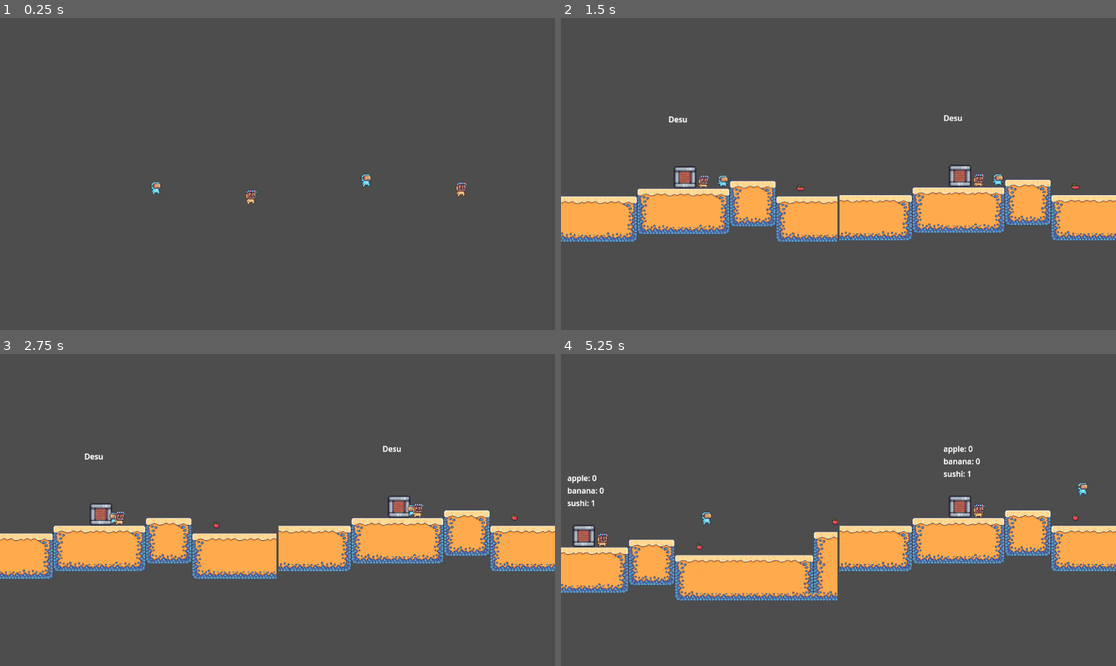
Above: before the commit, frames 1-4 (two rows, left to right).
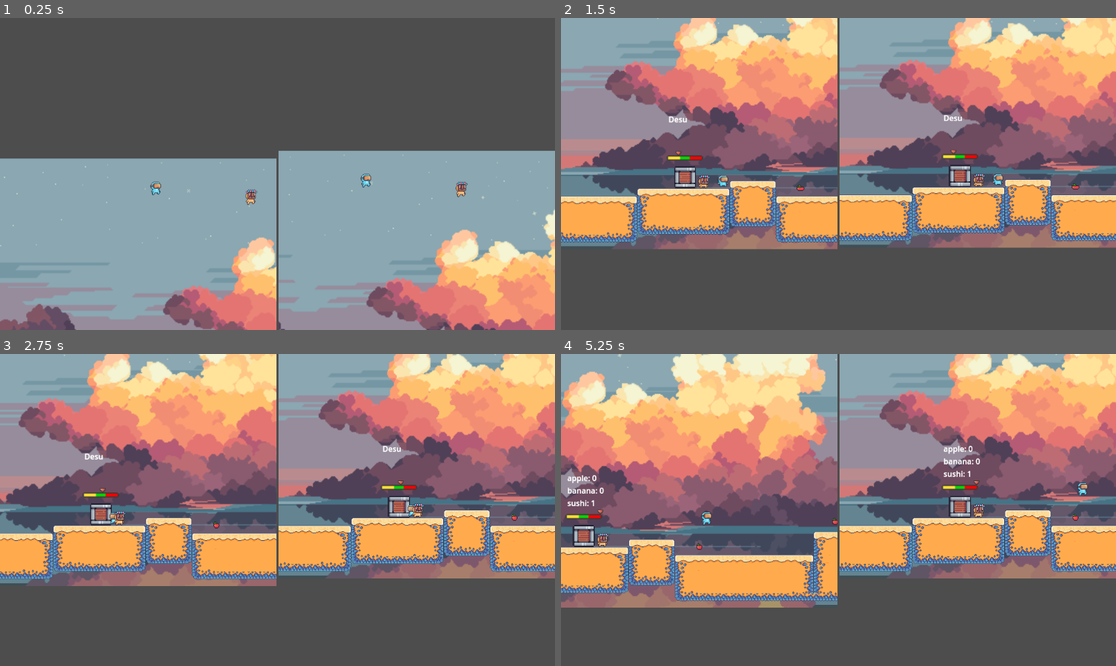
Above: after the commit, the same moments.

Repository: lakeside-tsa/pacific-potluck
Game: Godot game, scene res://scenes/splitscreen.tscn
Same seed, same stepped clock (60 frames per second), same inputs: the game is played once before the commit and once after it.
Inputs:
- Up to frame 1 (0.25 s): no input
- Up to frame 2 (1.5 s): hold D (p1_right) from 0.53 s (still down); tap W (p1_up) at 0.77 s
- Up to frame 3 (2.75 s): tap W (p1_up) at 1.52 s; release D (p1_right) at 2.03 s; hold A (p1_left) from 2.03 s (still down)
- Up to frame 4 (5.25 s): release A (p1_left) at 2.78 s; hold D (p1_right) 2.78-4.28 s; tap W (p1_up) at 3.02, 3.77, 4.52 s; hold A (p1_left) 4.28-5.03 s; hold D (p1_right) from 5.03 s (still down)

The runs differ from the first frame. In frame 1, 55% of the frame differs, in the area x 0-100%, y 42-100%; in frame 2, 51%; in frame 3, 50%; in frame 4, 53%.

Commit message:
feat: added mini-game

Diff:
--- a/pacific-duck/project.godot
+++ b/pacific-duck/project.godot
@@ -38,6 +38,11 @@
 "events": [Object(InputEventKey,"resource_local_to_scene":false,"resource_name":"","device":-1,"window_id":0,"alt_press …(192 unchanged characters)…
 ]
 }
+p1_action={
+"deadzone": 0.5,
+"events": [Object(InputEventKey,"resource_local_to_scene":false,"resource_name":"","device":-1,"window_id":0,"alt_pressed":false,"shift_pressed":false,"ctrl_pressed":false,"meta_pressed":false,"pressed":false,"keycode":0,"physical_keycode":83,"key_label":0,"unicode":115,"location":0,"echo":false,"script":null)
+]
+}
 
 [physics]
 
--- a/pacific-duck/scenes/cauldron.tscn
+++ b/pacific-duck/scenes/cauldron.tscn
@@ -28,6 +28,7 @@
 script = ExtResource("1_khqrg")
 
 [node name="AnimatedSprite2D" type="AnimatedSprite2D" parent="."]
+texture_filter = 1
 position = Vector2(482.969, 278)
 scale = Vector2(5.71652, 5.66927)
 sprite_frames = SubResource("SpriteFrames_vkaxv")
--- a/pacific-duck/scenes/level_1.tscn
+++ b/pacific-duck/scenes/level_1.tscn
@@ -1,9 +1,10 @@
-[gd_scene load_steps=11 format=4 uid="uid://bjmsqj0xkjmlr"]
+[gd_scene load_steps=12 format=4 uid="uid://bjmsqj0xkjmlr"]
 
 [ext_resource type="Script" path="res://scripts/level_1.gd" id="1_kd0sr"]
 [ext_resource type="Script" path="res://scripts/ingredient_manager.gd" id="1_sy0kq"]
 [ext_resource type="PackedScene" uid="uid://c4vccsaskxygi" path="res://scenes/apple.tscn" id="3_ahxml"]
 [ext_resource type="Script" path="res://scripts/cauldron_manager.gd" id="7_bs8qq"]
+[ext_resource type="PackedScene" uid="uid://cewaah215cyps" path="res://scenes/minigame.tscn" id="7_rubto"]
 [ext_resource type="PackedScene" uid="uid://cxcqt2oa42ms3" path="res://scenes/cauldron.tscn" id="8_hr6tt"]
 [ext_resource type="Texture2D" uid="uid://ckur2crembpj2" path="res://assets/Berie/PNG/tilemap.png" id="10_v0ip8"]
 
@@ -455,3 +456,6 @@
 [node name="SpawnPoint2" type="Marker2D" parent="."]
 visible = false
 position = Vector2(333, 55)
+
+[node name="Minigame bar" parent="." instance=ExtResource("7_rubto")]
+position = Vector2(295, 469)
--- /dev/null
+++ b/pacific-duck/scenes/minigame.tscn
@@ -0,0 +1,31 @@
+[gd_scene load_steps=6 format=3 uid="uid://cewaah215cyps"]
+
+[ext_resource type="Texture2D" uid="uid://ccx8c4viomrat" path="res://assets/timing-bar.png" id="1_jtskx"]
+[ext_resource type="Script" path="res://scripts/minigame.gd" id="1_rkd12"]
+[ext_resource type="Texture2D" uid="uid://clfq4syn3qfpk" path="res://assets/arrow.png" id="2_th6so"]
+[ext_resource type="Script" path="res://scripts/arrow.gd" id="3_67spw"]
+
+[sub_resource type="Curve2D" id="Curve2D_5h7gb"]
+_data = {
+"points": PackedVector2Array(0, 0, 0, 0, -34, -7, 0, 0, 0, 0, 35, -7)
+}
+point_count = 2
+
+[node name="Minigame" type="Node2D"]
+script = ExtResource("1_rkd12")
+
+[node name="Bar" type="Sprite2D" parent="."]
+scale = Vector2(2.5, 2)
+texture = ExtResource("1_jtskx")
+
+[node name="Path2D" type="Path2D" parent="."]
+curve = SubResource("Curve2D_5h7gb")
+
+[node name="PathFollow2D" type="PathFollow2D" parent="Path2D"]
+position = Vector2(-34, -7)
+script = ExtResource("3_67spw")
+
+[node name="Arrow" type="Sprite2D" parent="Path2D/PathFollow2D"]
+position = Vector2(-8, -15)
+texture = ExtResource("2_th6so")
+centered = false
--- a/pacific-duck/scenes/parallax_background.tscn
+++ b/pacific-duck/scenes/parallax_background.tscn
@@ -9,6 +9,7 @@
 [node name="ParallaxBackground" type="ParallaxBackground" parent="."]
 
 [node name="ParallaxLayer" type="ParallaxLayer" parent="ParallaxBackground"]
+position = Vector2(567, 331)
 motion_scale = Vector2(1.4, 1)
 motion_mirroring = Vector2(1152, 0)
 
@@ -20,6 +21,7 @@
 centered = false
 
 [node name="ParallaxLayer2" type="ParallaxLayer" parent="ParallaxBackground"]
+position = Vector2(567, 331)
 motion_scale = Vector2(1.1, 1)
 motion_mirroring = Vector2(1152, 0)
 
@@ -28,6 +30,7 @@
 texture = ExtResource("2_kni56")
 
 [node name="ParallaxLayer3" type="ParallaxLayer" parent="ParallaxBackground"]
+position = Vector2(567, 331)
 motion_scale = Vector2(1.1, 1)
 motion_mirroring = Vector2(1152, 0)
 
--- a/pacific-duck/scenes/splitscreen.tscn
+++ b/pacific-duck/scenes/splitscreen.tscn
@@ -1,7 +1,8 @@
-[gd_scene load_steps=5 format=3 uid="uid://cgbyrfskejfog"]
+[gd_scene load_steps=6 format=3 uid="uid://cgbyrfskejfog"]
 
 [ext_resource type="Script" path="res://scripts/splitscreen.gd" id="1_e0shh"]
 [ext_resource type="Script" path="res://scripts/camera_1.gd" id="1_ol4fa"]
+[ext_resource type="PackedScene" uid="uid://kie4nqpd832t" path="res://scenes/parallax_background.tscn" id="3_uelyn"]
 [ext_resource type="Script" path="res://scripts/camera_2.gd" id="4_1x333"]
 [ext_resource type="PackedScene" uid="uid://dj8kitg0fqqeg" path="res://scenes/game_manager.tscn" id="7_xm8t0"]
 
@@ -32,6 +33,8 @@
 position_smoothing_enabled = true
 script = ExtResource("1_ol4fa")
 
+[node name="Parallax" parent="HBoxContainer/SubViewportContainer1/SubViewport" instance=ExtResource("3_uelyn")]
+
 [node name="SubViewportContainer2" type="SubViewportContainer" parent="HBoxContainer"]
 layout_mode = 2
 size_flags_horizontal = 3
@@ -47,4 +50,6 @@
 position_smoothing_enabled = true
 script = ExtResource("4_1x333")
 
+[node name="Parallax" parent="HBoxContainer/SubViewportContainer2/SubViewport" instance=ExtResource("3_uelyn")]
+
 [node name="GameManager" parent="." instance=ExtResource("7_xm8t0")]
--- /dev/null
+++ b/pacific-duck/scripts/arrow.gd
@@ -0,0 +1,38 @@
+extends PathFollow2D
+
+var cooking_quality = {
+	"UNDER": 0.01,
+	"PERFECT": 0.33,
+	"OVER": 0.64
+}
+
+var speed = 0.2
+var target = 0.99
+var cooking_status = cooking_quality["UNDER"]
+
+func _process(delta):
+	cooking_movement(delta)
+
+func loop_movement(delta):
+	progress_ratio += delta * speed
+
+func cooking_reset():
+	target = 0.99
+	cooking_status = cooking_quality["UNDER"]
+
+func cooking_movement(delta):
+	if progress_ratio < target:
+		progress_ratio += delta * speed
+
+		if progress_ratio < cooking_quality["PERFECT"]:
+			print("cooking_status: UNDER")
+		elif progress_ratio > cooking_quality["UNDER"] and progress_ratio < cooking_quality["OVER"]:
+			print("cooking_status: PERFECT")
+			#target = cooking_quality["PERFECT"]
+		elif progress_ratio >= cooking_quality["OVER"]:
+			print("cooking_status: OVER")
+			#target = cooking_quality["OVER"]
+		else:
+			pass
+	#print("pr: " + str(progress_ratio) )
+	#print("delta: " + str(delta) )
--- /dev/null
+++ b/pacific-duck/scripts/minigame.gd
@@ -0,0 +1,10 @@
+extends Node2D
+
+@onready var bar = $Bar
+@onready var arrow = $Arrow
+
+func hide_minigame():
+	hide()
+
+func show_minigame():
+	show()
Binary file added: pacific-duck/assets/arrow.png
Not shown, added: pacific-duck/assets/arrow.png.import
Binary file added: pacific-duck/assets/timing-bar.png
Not shown, added: pacific-duck/assets/timing-bar.png.import
